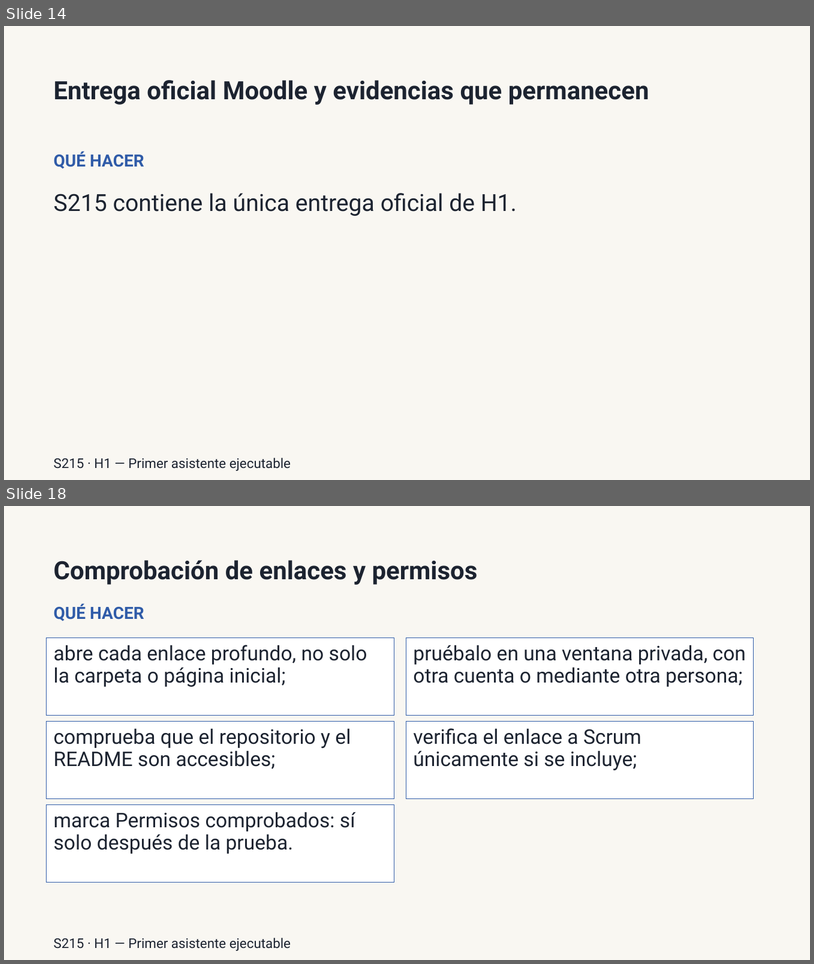
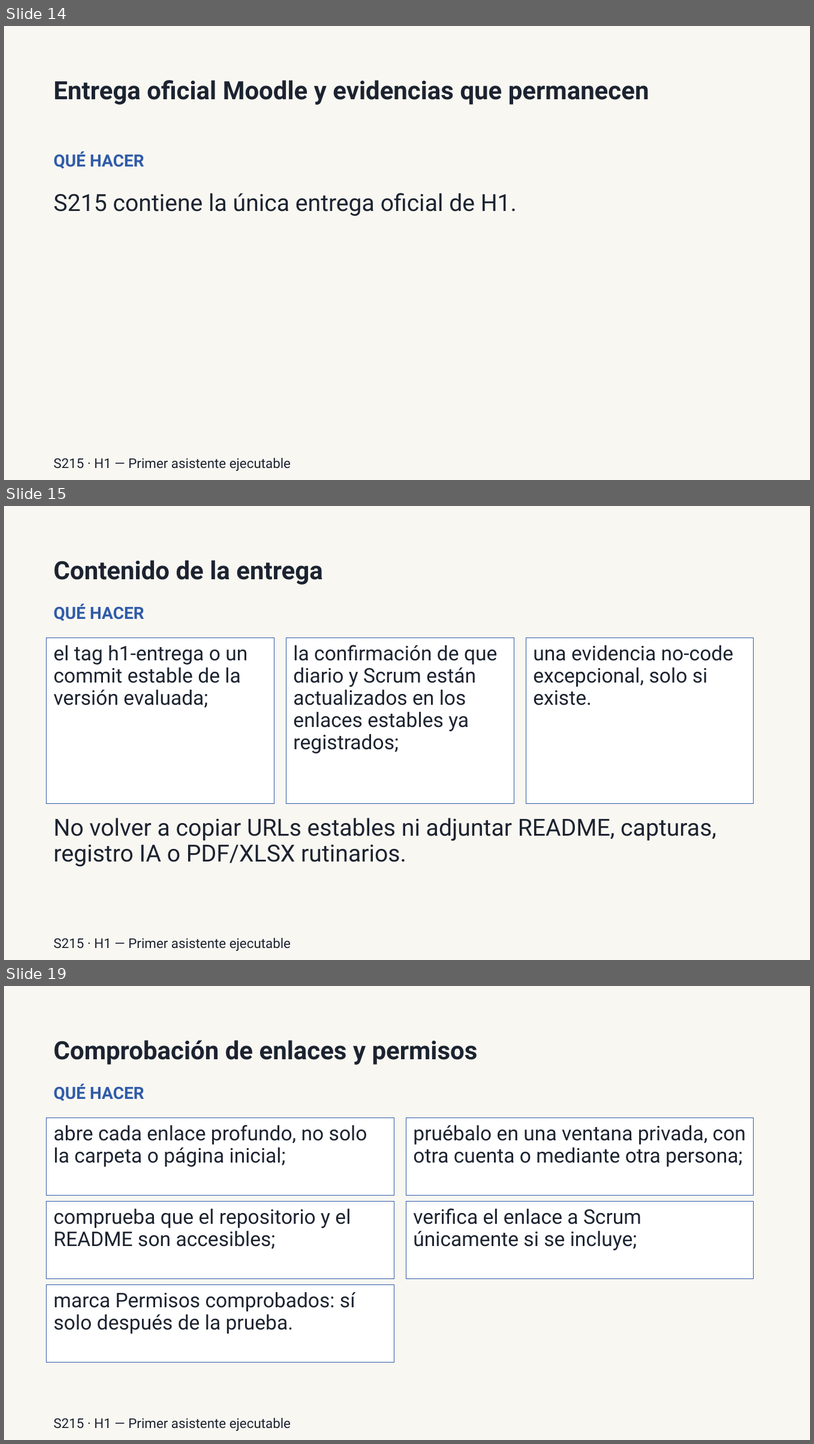
Before and after one commit to llombardero/curso-26-27, a slide deck: 02-PROFESORADO/03-PRESENTACIONES/POR-SESION/h1/S215-defensa-y-cierre-h1-presentacion.pptx. Shown one above the other, each under a label of ours: slides 14 and 18 before the commit, slides 14, 15 and 19 after it; the slides between them are not shown. The pictures are 814x964 and 814x1444 pixels, drawn with LibreOffice and Linux fonts; fonts in the diff are those of the drawing. Boxes give left, top, right and bottom in pixels: in the first picture for what was removed or moved away, otherwise in the second. Text is boxed around its words. In the diff, an @@ line names an element or a change of style, - is before the commit and + after.

```diff
--- a/02-PROFESORADO/03-PRESENTACIONES/POR-SESION/h1/S215-defensa-y-cierre-h1-presentacion.pptx
+++ b/02-PROFESORADO/03-PRESENTACIONES/POR-SESION/h1/S215-defensa-y-cierre-h1-presentacion.pptx
@@ slide 15 added at (4,506,810,960), background #F9F7F2 @@
@@ text added at (54,560,323,585), 30 pt, text #1C2330, bold @@
+Contenido de la entrega
@@ text added at (54,603,144,621), 20 pt, text #2F5BA8, bold @@
+QUÉ HACER
@@ rectangle added at (47,637,275,804), fill #FFFFFF, outline #2F5BA8 0.75 pt, 24 pt, text #1C2330 @@
+el tag h1-entrega o un commit estable de la versión evaluada;
@@ rectangle added at (287,637,515,804), fill #FFFFFF, outline #2F5BA8 0.75 pt, 24 pt, text #1C2330 @@
+la confirmación de que diario y Scrum están actualizados en los enlaces estables ya registrados;
@@ rectangle added at (526,637,754,804), fill #FFFFFF, outline #2F5BA8 0.75 pt, 24 pt, text #1C2330 @@
+una evidencia no-code excepcional, solo si existe.
@@ text added at (54,817,717,866), 28 pt, text #1C2330 @@
+No volver a copiar URLs estables ni adjuntar README, capturas, registro IA o PDF/XLSX rutinarios.
@@ text added at (54,937,291,951), 16 pt, text #1C2330 @@
+S215 · H1 — Primer asistente ejecutable
@@ what was slide 18 is now slide 19 @@
```
Also in this commit, not shown: 3 slides changed, 1 other slide added, 2 slides removed, 56 other files.
